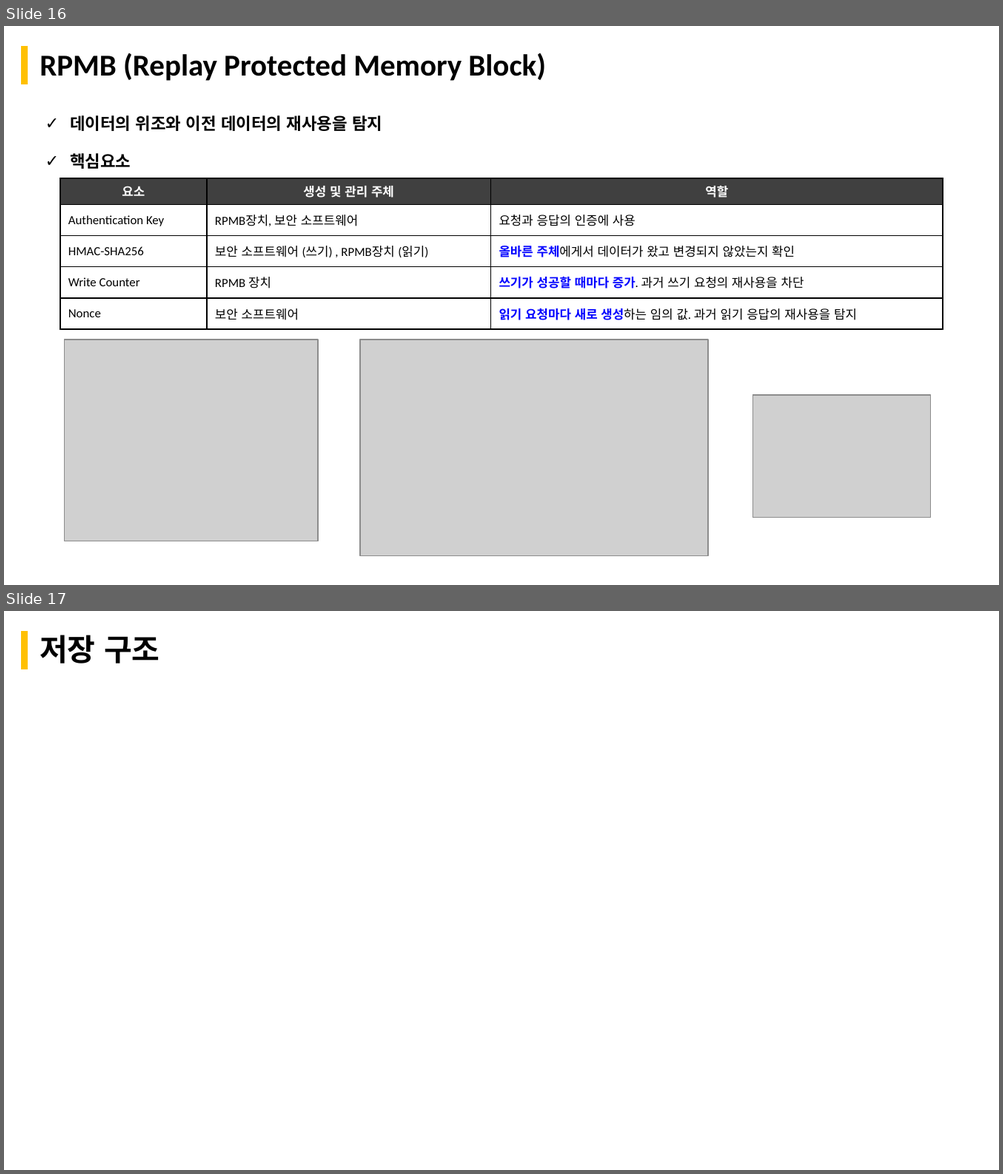
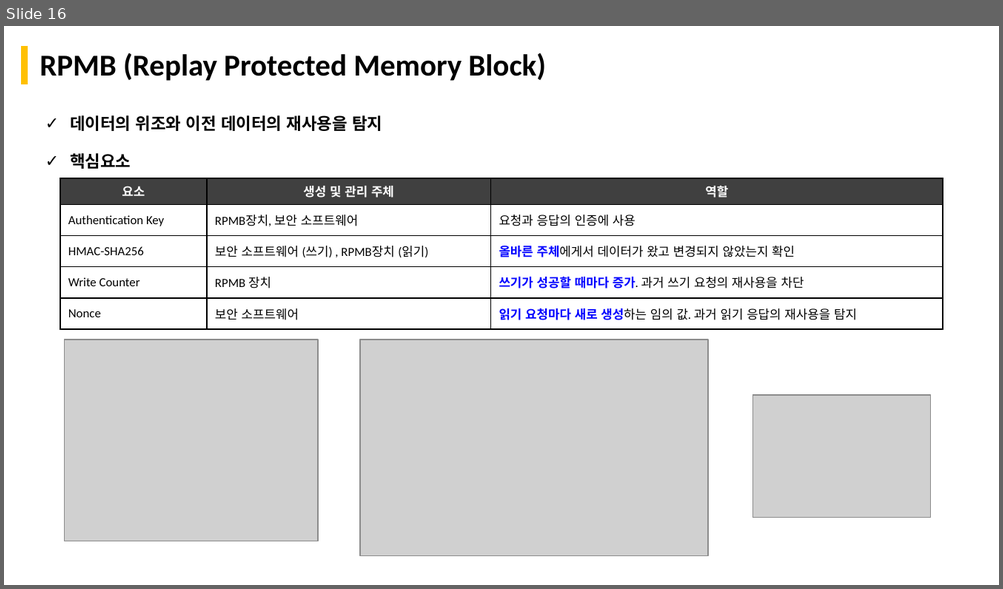
Before and after one commit to boram1288/test-p, a slide deck: ppt/SW_Architect_개인과제_appendix.pptx. Shown one above the other, each under a label of ours: slides 16 and 17 before the commit, slide 16 after it. The pictures are 1003x1174 and 1003x589 pixels, drawn with LibreOffice and Linux fonts; fonts in the diff are those of the drawing; grey boxes stand for pictures. Boxes give left, top, right and bottom in pixels: in the first picture for what was removed or moved away, otherwise in the second. Text is boxed around its words. In the diff, an @@ line names an element or a change of style, - is before the commit and + after.

```diff
--- a/ppt/SW_Architect_개인과제_appendix.pptx
+++ b/ppt/SW_Architect_개인과제_appendix.pptx
@@ slide 17 removed at <box>4,611,999,1170</box>, background #FFFFFF; not listed: 1 template element that a slide beside it also shows @@
@@ title removed at <box>40,635,160,664</box> @@
-저장 구조
```
Also in this commit, not shown: 2 slides added, 1 other file.
